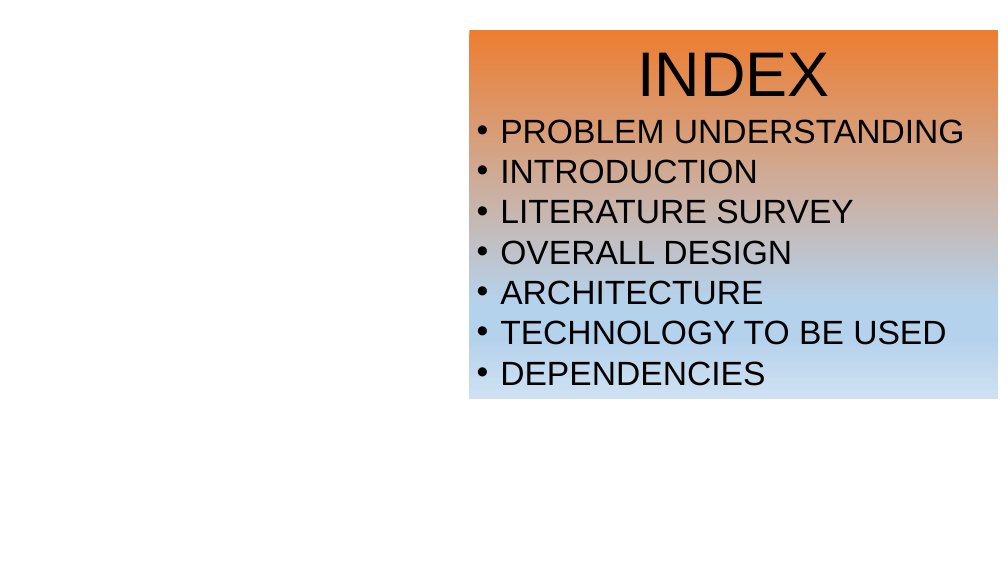
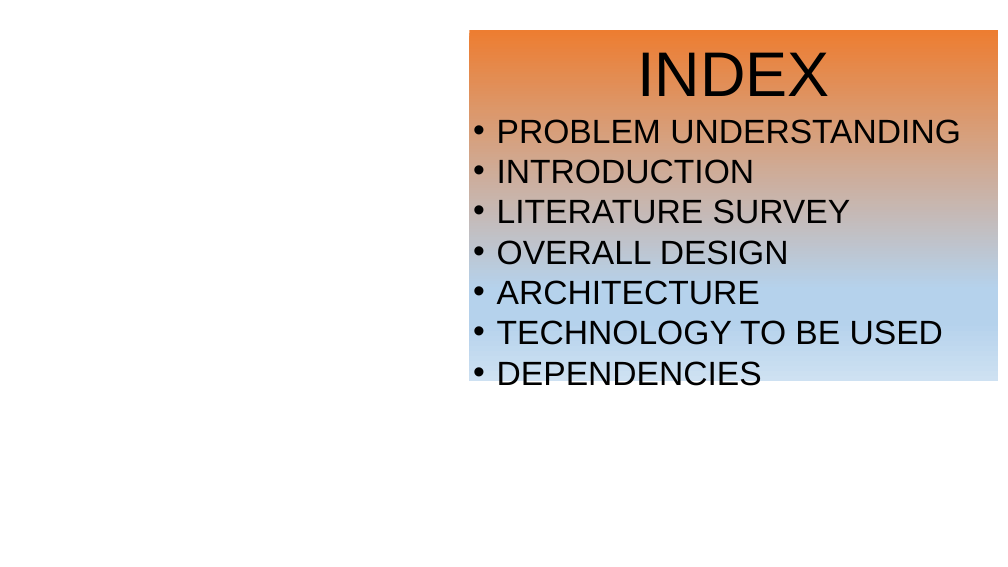
Before and after one commit to Durgnan/Final_Year_Project, a slide deck: slide 3 of Phase PPT/Durgesh Nandan/0th Phase/SakshamPPT.pptx. Drawn at 1008x567 pixels with LibreOffice and Linux fonts; fonts in the diff are those of the drawing; background and template pictures are left out. Boxes give left, top, right and bottom in pixels: in the first picture for what was removed or moved away, otherwise in the second. Text is boxed around its words. In the diff, an @@ line names an element or a change of style, - is before the commit and + after.

```diff
--- a/Phase PPT/Durgesh Nandan/0th Phase/SakshamPPT.pptx
+++ b/Phase PPT/Durgesh Nandan/0th Phase/SakshamPPT.pptx
@@ rectangle "INDEX": place and size @@
-rectangle "INDEX" at [470,30,998,399]
+rectangle "INDEX" at [470,30,998,381]
```
Also in this commit, not shown: 10 other slides changed, 2 slides added, 2 slides removed, 1 other file.
